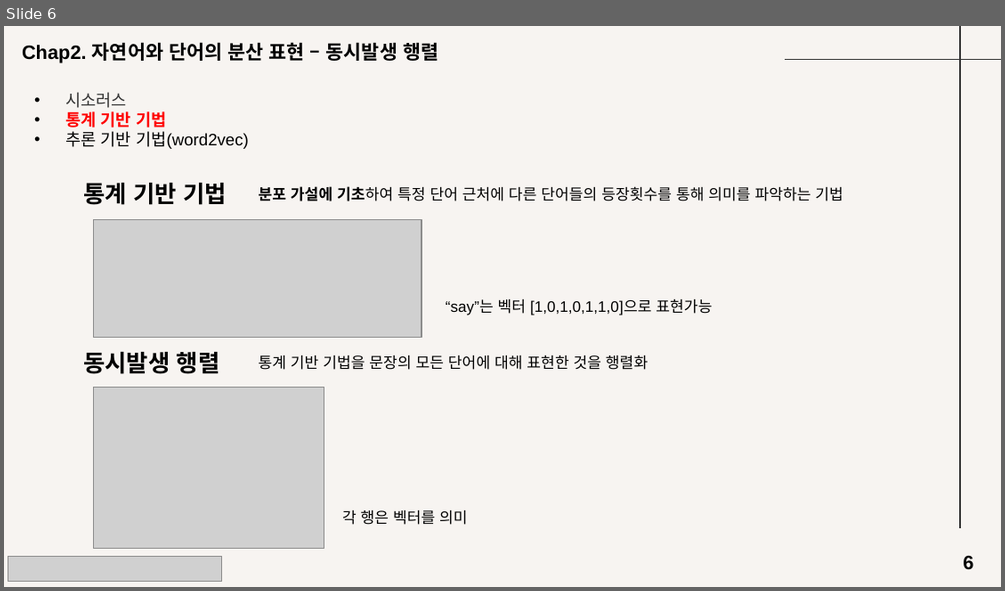
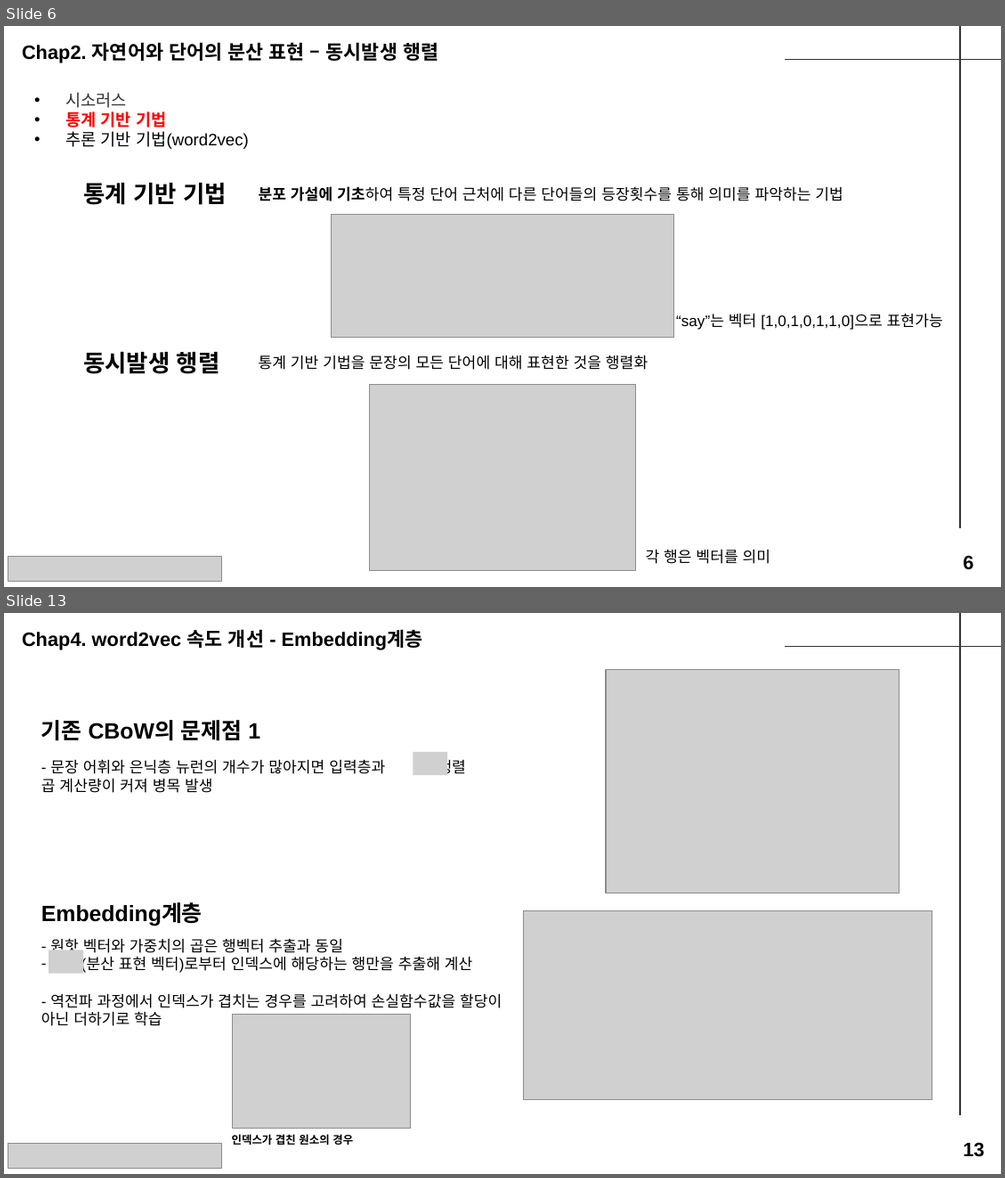
Before and after one commit to seungdeng/Deep-Learning-from-Scratch, a slide deck: study/발표자료/20250220_밑딥2_이승건_chap234발표자료.pptx. Shown one above the other, each under a label of ours: slide 6 before the commit, slides 6 and 13 after it; the slides between them are not shown. The pictures are 1005x591 and 1005x1178 pixels, drawn with LibreOffice and Linux fonts; fonts in the diff are those of the drawing; grey boxes stand for pictures. Boxes give left, top, right and bottom in pixels: in the first picture for what was removed or moved away, otherwise in the second. Text is boxed around its words. In the diff, an @@ line names an element or a change of style, - is before the commit and + after.

```diff
--- a/study/발표자료/20250220_밑딥2_이승건_chap234발표자료.pptx
+++ b/study/발표자료/20250220_밑딥2_이승건_chap234발표자료.pptx
@@ slide 13 added at box(4, 613, 1001, 1174), background #FFFFFF; not listed: 2 template elements that a slide beside it also shows @@
@@ text added at box(22, 629, 423, 650), 14 pt, text #000000, bold @@
+Chap4. word2vec 속도 개선 - Embedding계층
@@ picture added at box(606, 670, 899, 894) @@
@@ text added at box(41, 720, 260, 741), 16 pt, text #000000, bold @@
+기존 CBoW의 문제점 1
@@ text added at box(41, 759, 385, 793), 11 pt, text #000000 @@
+- 문장 어휘와 은닉층 뉴런의 개수가 많아지면 입력층과 의 행렬 곱 계산량이 커져 병목 발생
@@ picture added at box(413, 752, 447, 776) @@
@@ text added at box(41, 903, 202, 926), 16 pt, text #000000, bold @@
+Embedding계층
@@ picture added at box(524, 911, 932, 1100) @@
@@ text added at box(41, 936, 502, 1026), 11 pt, text #000000 @@
+- 원핫 벡터와 가중치의 곱은 행벡터 추출과 동일
+– (분산 표현 벡터)로부터 인덱스에 해당하는 행만을 추출해 계산
+- 역전파 과정에서 인덱스가 겹치는 경우를 고려하여 손실함수값을 할당이 아닌 더하기로 학습
@@ picture added at box(48, 950, 84, 973) @@
@@ picture added at box(232, 1013, 410, 1127) @@
@@ picture added at box(8, 1143, 221, 1168) @@
@@ text added at box(232, 1134, 353, 1144), 8 pt, text #000000, bold @@
+인덱스가 겹친 원소의 경우
@@ text added at box(963, 1142, 984, 1157), 14 pt, text #000000, bold @@
+13
@@ slide 6 changed as well @@
@@ background #F7F4F1 to #FFFFFF @@
@@ picture removed at box(94, 219, 421, 337) @@
@@ picture added at box(331, 215, 673, 337) @@
@@ text "“say”는 벡터 [1,0,1,0,1,1,0]으로 표현가능": place and size @@
-text "“say”는 벡터 [1,0,1,0,1,1,0]으로 표현가능" at box(445, 299, 712, 315)
+text "“say”는 벡터 [1,0,1,0,1,1,0]으로 표현가능" at box(676, 313, 943, 329)
@@ picture: place and size @@
-picture at box(94, 386, 325, 548)
+picture at box(369, 384, 635, 569)
@@ text "각 행은 벡터를 의미": place and size @@
-text "각 행은 벡터를 의미" at box(342, 510, 468, 524)
+text "각 행은 벡터를 의미" at box(646, 549, 771, 564)
```
Also in this commit, not shown: 11 other slides changed, 6 other slides added, 6 slides removed, 2 other files.
